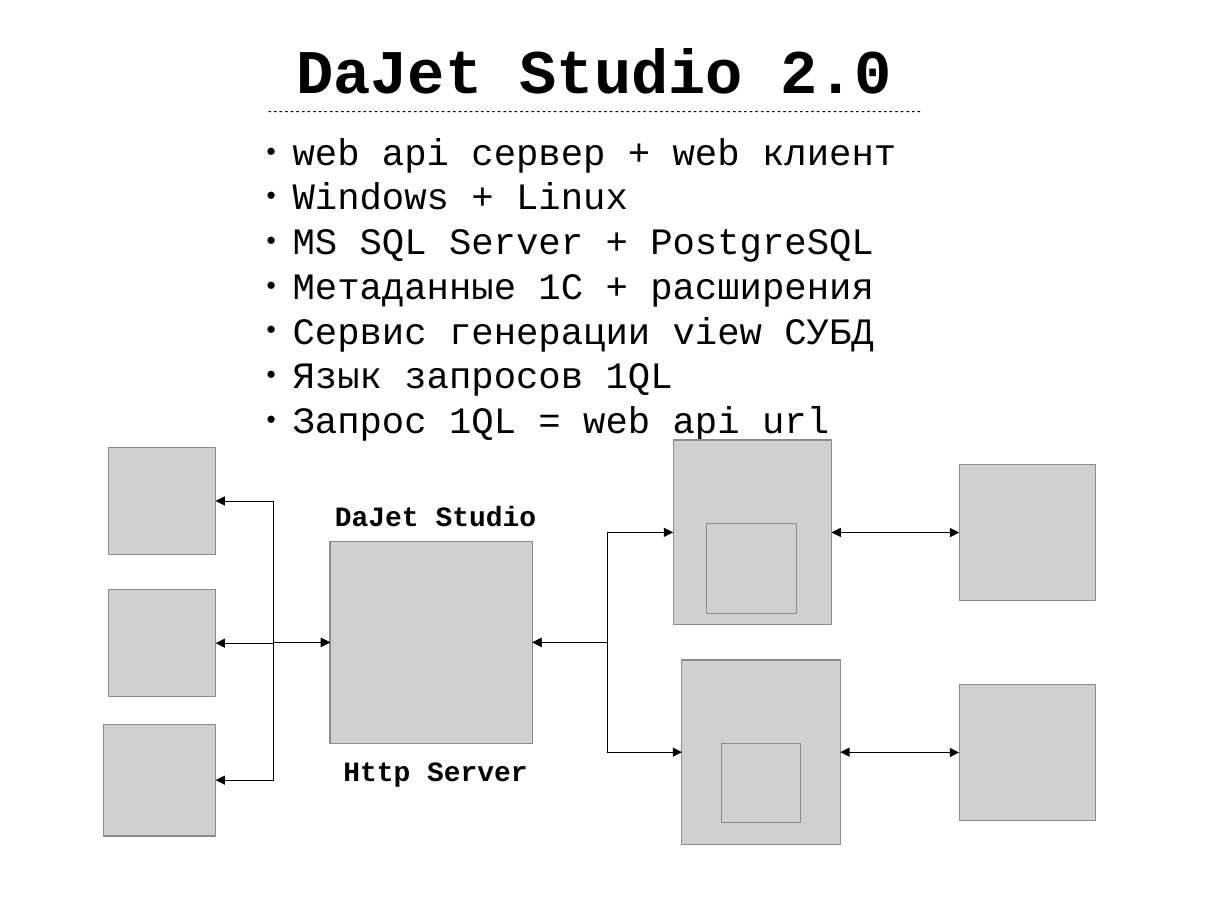
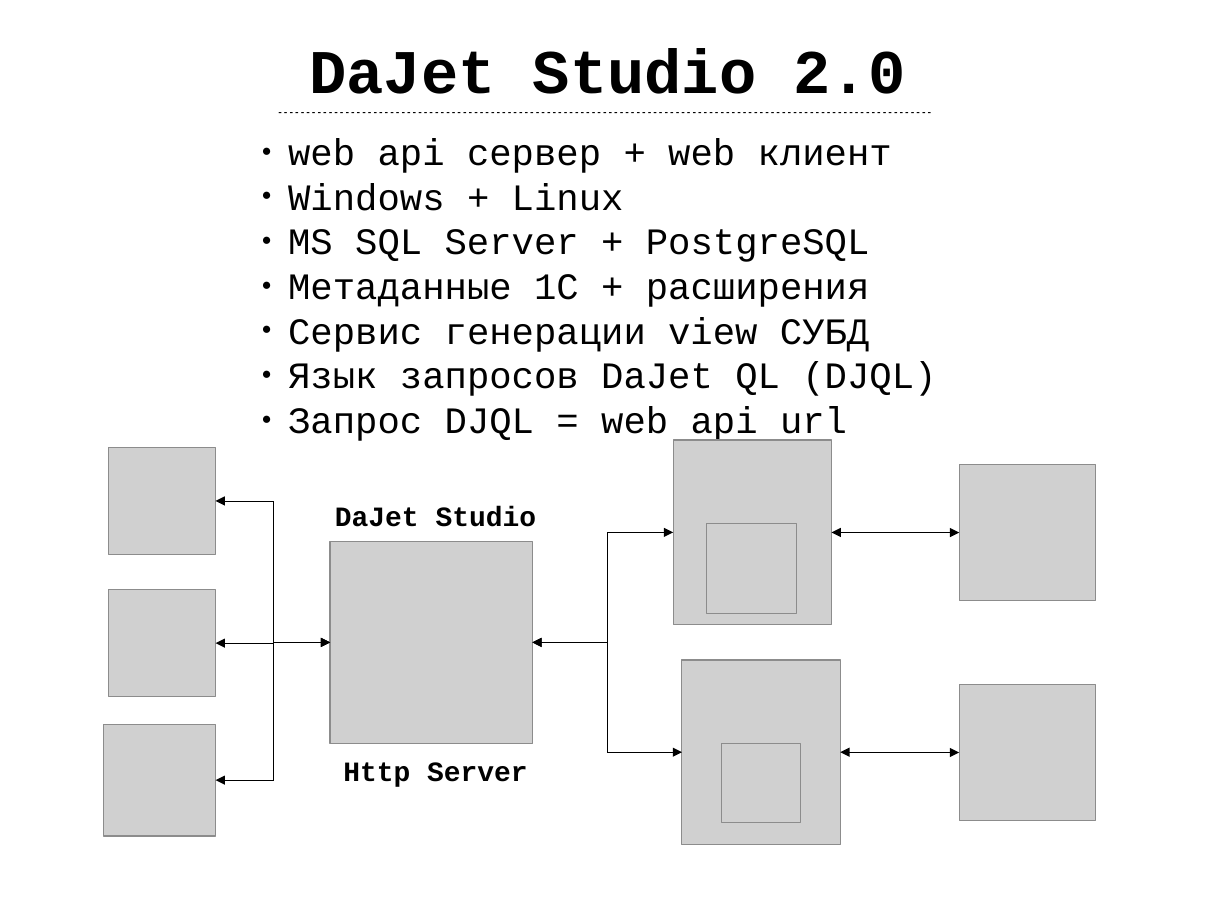
Before and after one commit to zhichkin/dajet, a slide deck: slide 1 of doc/dajet-studio/Титульная страница.odp. Drawn at 1232x924 pixels with LibreOffice and Linux fonts; fonts in the diff are those of the drawing; grey boxes stand for pictures. Boxes give left, top, right and bottom in pixels: in the first picture for what was removed or moved away, otherwise in the second. Text is boxed around its words. In the diff, an @@ line names an element or a change of style, - is before the commit and + after.

```diff
--- a/doc/dajet-studio/Титульная страница.odp
+++ b/doc/dajet-studio/Титульная страница.odp
@@ text at <box>288,362,936,444</box>: text changed @@
-● Язык запросов 1QL
-● Запрос 1QL = web api url
+● Язык запросов DaJet QL (DJQL)
+● Запрос DJQL = web api url
```
Also in this commit, not shown: 5 other files.
